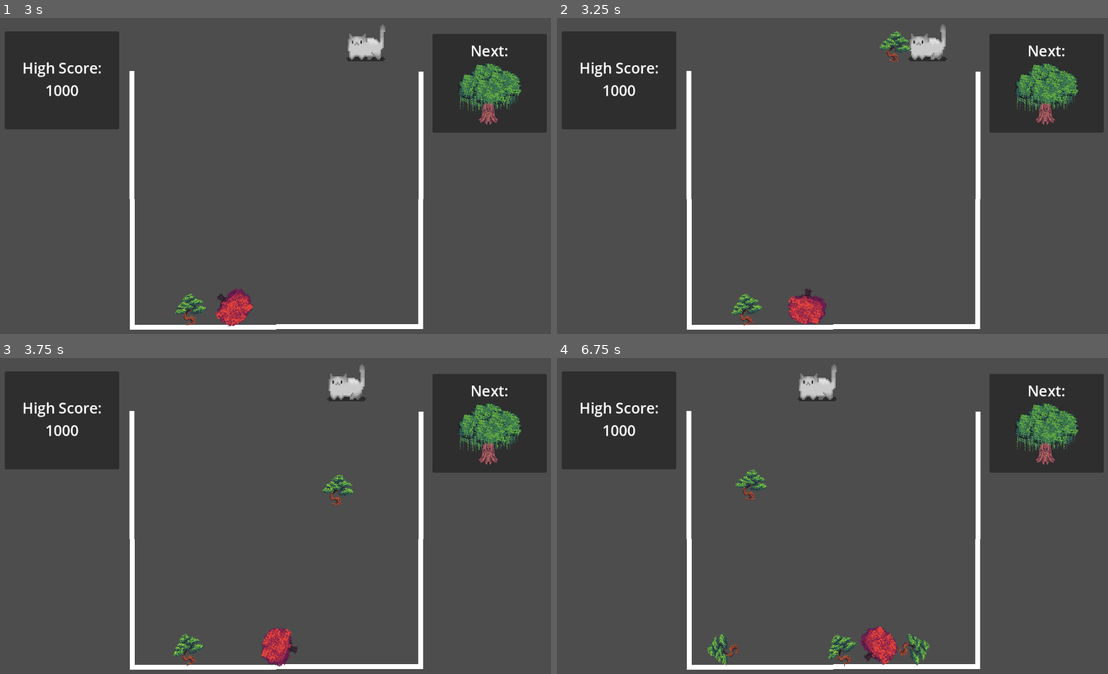
Above: before the commit, frames 1-4 (two rows, left to right).
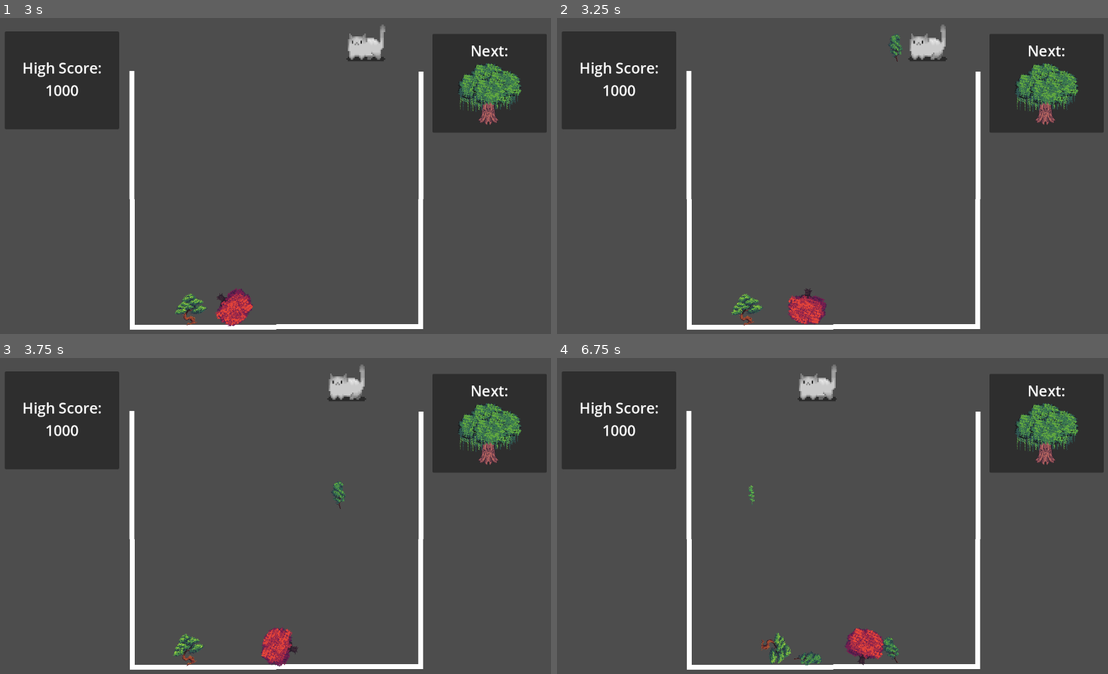
Above: after the commit, the same moments.

Repository: emilykrohn/TreeikaGame
Game: Godot game, scene res://Scenes/Game/main.tscn
Two runs of this game, one before a commit and one after it. Both use one fixed random seed, a clock stepped at 60 frames per second and the inputs below.
Inputs:
- Up to frame 1 (3 s): hold Right (ui_right) 0.53-1.28 s; tap Space (ui_select) at 0.77, 1.52 s; hold Left (ui_left) 1.28-2.03 s; hold Right (ui_right) from 2.03 s (still down)
- Up to frame 2 (3.25 s): keep holding Right (ui_right); tap Space (ui_select) at 3.02 s
- Up to frame 3 (3.75 s): release Right (ui_right) at 3.53 s; hold Left (ui_left) from 3.53 s (still down)
- Up to frame 4 (6.75 s): tap Space (ui_select) at 3.77, 4.52, 6.02 s; release Left (ui_left) at 5.78 s; hold Right (ui_right) from 5.78 s (still down)

Frame 1 is identical in both runs. In frame 2, 0.3% of the frame differs, in the area x 58-65%, y 4-15%; in frame 3, 0.3%; in frame 4, 2.1%, in the area x 27-68%, y 35-98%.

Commit message:
Combine but doesn't delete other tree

Diff:
--- a/Scenes/Game/Trees/tree_1.tscn
+++ b/Scenes/Game/Trees/tree_1.tscn
@@ -30,4 +30,5 @@
 position = Vector2(2.19094e-07, -0.0437596)
 shape = SubResource("RectangleShape2D_edi2v")
 
+[connection signal="area_entered" from="Area2D" to="." method="_on_area_2d_area_entered"]
 [connection signal="body_entered" from="Area2D" to="." method="_on_area_2d_body_entered"]
--- a/Scenes/Game/Trees/tree_2.tscn
+++ b/Scenes/Game/Trees/tree_2.tscn
@@ -30,4 +30,5 @@
 position = Vector2(0.0437603, -0.498081)
 shape = SubResource("RectangleShape2D_4r0m0")
 
+[connection signal="area_entered" from="Area2D" to="." method="_on_area_2d_area_entered"]
 [connection signal="body_entered" from="Area2D" to="." method="_on_area_2d_body_entered"]
--- a/Scenes/Game/main.tscn
+++ b/Scenes/Game/main.tscn
@@ -1,8 +1,12 @@
-[gd_scene load_steps=5 format=3 uid="uid://bj5gg7ur6emvd"]
+[gd_scene load_steps=7 format=3 uid="uid://bj5gg7ur6emvd"]
 
 [ext_resource type="PackedScene" uid="uid://bqita6qe5geld" path="res://Scenes/Game/container.tscn" id="1_7wxyp"]
+[ext_resource type="Script" path="res://Scripts/main.gd" id="1_u6wn2"]
 [ext_resource type="Texture2D" uid="uid://ddodhjtk6cblk" path="res://Art/Tree11.png" id="2_q6g34"]
 [ext_resource type="PackedScene" uid="uid://b843nssrx4566" path="res://Scenes/Game/player.tscn" id="3_oqjgf"]
+
+[sub_resource type="RectangleShape2D" id="RectangleShape2D_reeph"]
+size = Vector2(586, 515)
 
 [sub_resource type="Curve2D" id="Curve2D_o1x24"]
 _data = {
@@ -11,12 +15,19 @@
 point_count = 2
 
 [node name="main" type="Node"]
+script = ExtResource("1_u6wn2")
 
 [node name="game" type="Node2D" parent="."]
 unique_name_in_owner = true
 
 [node name="container" parent="game" instance=ExtResource("1_7wxyp")]
 position = Vector2(23, 56)
+
+[node name="combine_area" type="Area2D" parent="game"]
+
+[node name="CollisionShape2D" type="CollisionShape2D" parent="game/combine_area"]
+position = Vector2(580, 371.5)
+shape = SubResource("RectangleShape2D_reeph")
 
 [node name="ui" type="Control" parent="game"]
 layout_mode = 3
--- a/Scripts/Trees/tree_1.gd
+++ b/Scripts/Trees/tree_1.gd
@@ -1,9 +1,15 @@
 extends RigidBody2D
 
+var can_combine := false
+
 func _on_area_2d_body_entered(body):
-	if body.name == "Tree1":
+	if body.name == "Tree1" and can_combine:
 		print("tree1entered")
 		var tree2 = preload("res://Scenes/Game/Trees/tree_2.tscn").instantiate()
 		tree2.call_deferred("set_position", position)
 		get_parent().call_deferred("add_child", tree2)
 		queue_free()
+
+func _on_area_2d_area_entered(area):
+	if area.name == "combine_area":
+		can_combine = true
--- a/Scripts/Trees/tree_2.gd
+++ b/Scripts/Trees/tree_2.gd
@@ -1,9 +1,14 @@
 extends RigidBody2D
 
+var can_combine := false
+
 func _on_area_2d_body_entered(body):
-	if body.name == "Tree2":
+	if body.name == "Tree2" and can_combine:
 		print("tree2entered")
 		var tree3 = preload("res://Scenes/Game/Trees/tree_3.tscn").instantiate()
 		tree3.call_deferred("set_position", position)
 		get_parent().call_deferred("add_child", tree3)
 		queue_free()
+
+func _on_area_2d_area_entered(area):
+	can_combine = true
--- /dev/null
+++ b/Scripts/main.gd
@@ -0,0 +1,11 @@
+extends Node
+
+
+# Called when the node enters the scene tree for the first time.
+func _ready():
+	pass # Replace with function body.
+
+
+# Called every frame. 'delta' is the elapsed time since the previous frame.
+func _process(delta):
+	pass
